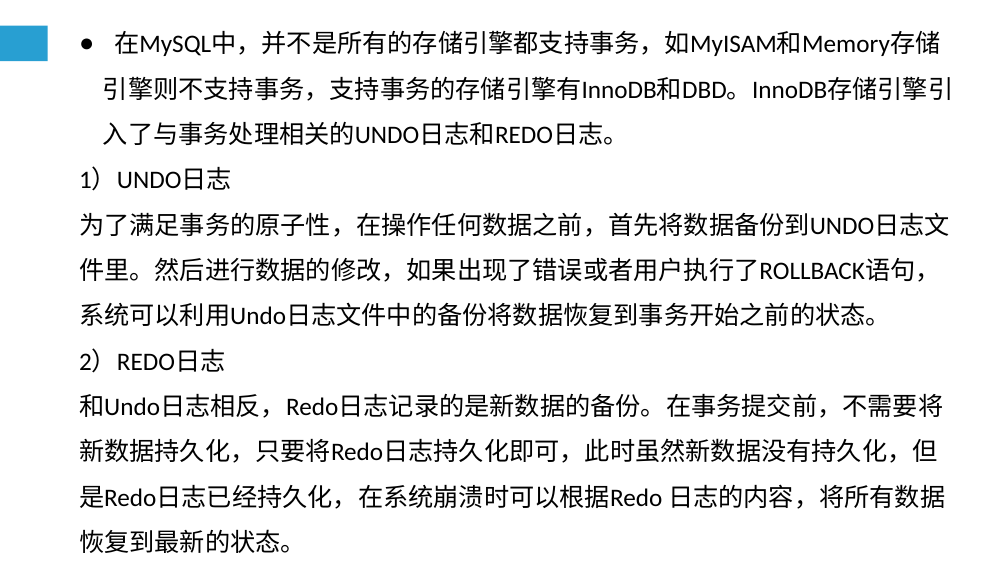
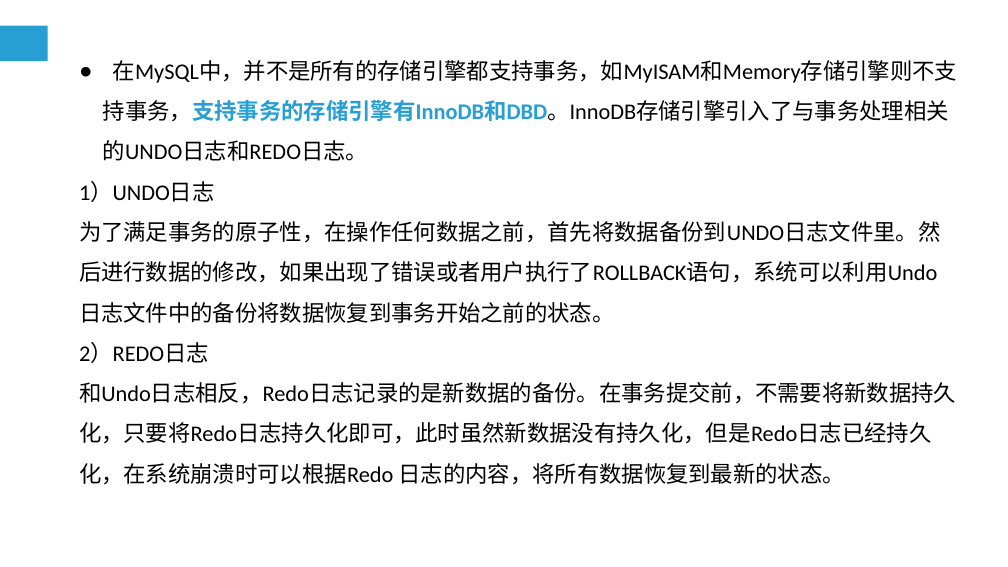
Before and after one commit to cqj726/mysql-s-PPT, a slide deck: slide 6 of PPT/第9章 MySQL编程基础（四）.ppt. Drawn at 1008x567 pixels with LibreOffice and Linux fonts; fonts in the diff are those of the drawing. Boxes give left, top, right and bottom in pixels: in the first picture for what was removed or moved away, otherwise in the second. Text is boxed around its words. In the diff, an @@ line names an element or a change of style, - is before the commit and + after.

```diff
--- a/PPT/第9章 MySQL编程基础（四）.ppt
+++ b/PPT/第9章 MySQL编程基础（四）.ppt
@@ text "在MySQL中，并不是所有的存储引擎都支持事务，如MyISAM和Memory存储引擎则不支持事务，支持事务的存储引擎有I ...": place and size @@
-text "在MySQL中，并不是所有的存储引擎都支持事务，如MyISAM和Memory存储引擎则不支持事务，支持事务的存储引擎有I ..." at (79, 31, 954, 553)
+text "在MySQL中，并不是所有的存储引擎都支持事务，如MyISAM和Memory存储引擎则不支持事务，支持事务的存储引擎有I ..." at (79, 60, 957, 485)
@@ text "在MySQL中，并不是所有的存储引擎都支持事务，如MyISAM和Memory存储引擎则不支持事务，支持事务的存储引擎有I ..." at (79, 60, 957, 485): size 18 to 16 pt; text colour #000000 to #289FD2, bold on in "在MySQL中，并不是所有的存储引擎都支持事务，如MyISAM和Memory存储引擎则不支持事务，支持事务的存储引擎有I ..." @@
```
Also in this commit, not shown: 4 other slides changed, 5 slides added, 3 slides removed, 4 other files.
